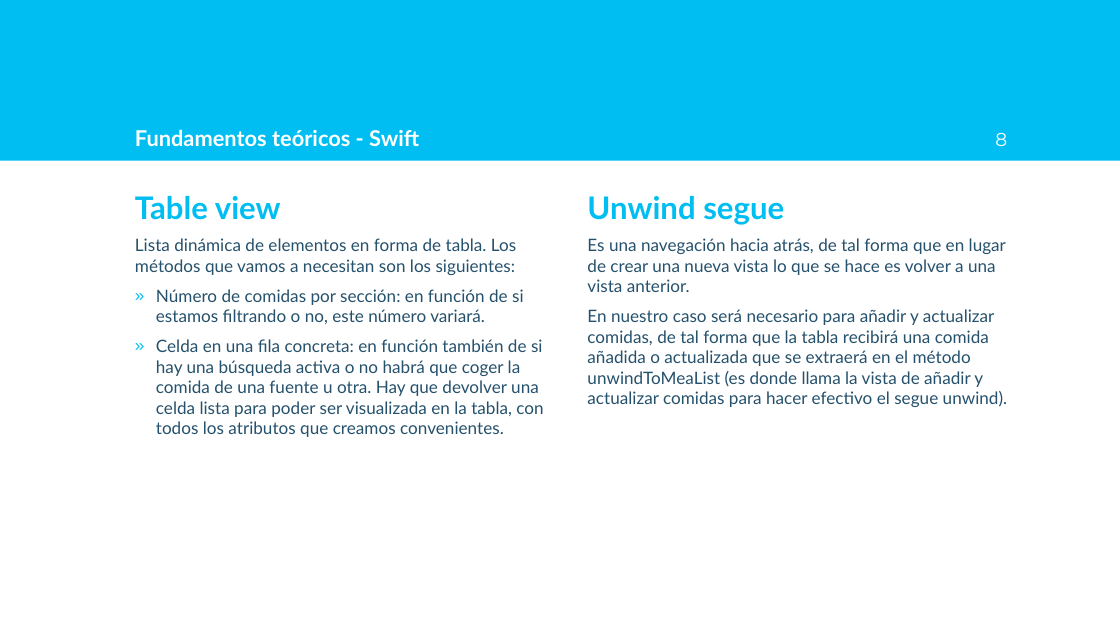
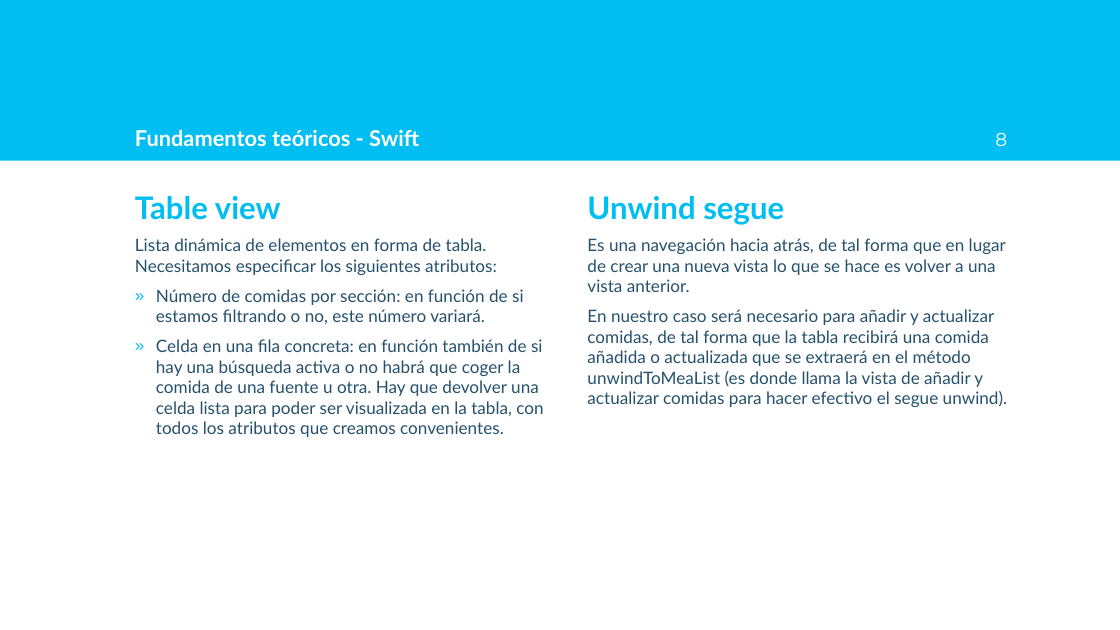
Before and after one commit to AlfonsoLRz/iOS_SearchBar, a slide deck: slide 8 of doc/Presentación.pptx. Drawn at 1120x630 pixels with LibreOffice and Linux fonts; fonts in the diff are those of the drawing; background and template pictures are left out. Boxes give left, top, right and bottom in pixels: in the first picture for what was removed or moved away, otherwise in the second. Text is boxed around its words. In the diff, an @@ line names an element or a change of style, - is before the commit and + after.

```diff
--- a/doc/Presentación.pptx
+++ b/doc/Presentación.pptx
@@ text at bbox=[135, 238, 497, 275]: text changed @@
-Lista dinámica de elementos en forma de tabla. Los métodos que vamos a necesitan son los siguientes:
+Lista dinámica de elementos en forma de tabla. Necesitamos especificar los siguientes atributos:
```
Also in this commit, not shown: 9 other slides changed, 3 other files.
